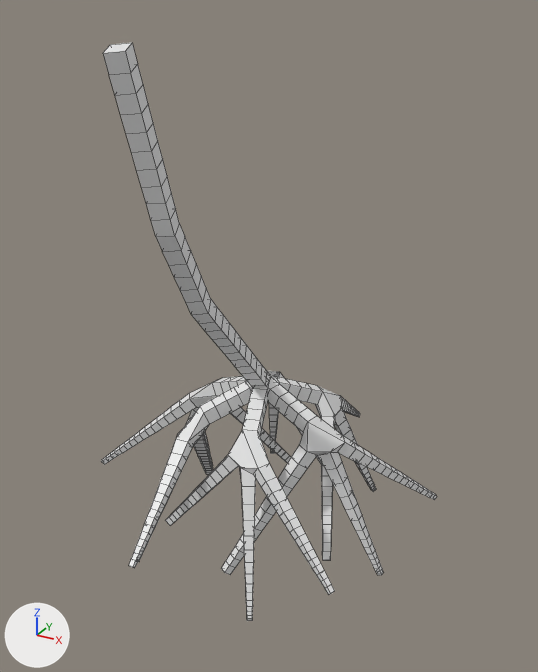
One commit to the FBX model Assets/1. Art/3D Assets/Trees Final/Igapó/IG_Tree 02.fbx: the scene before it, then after it.
Rendered twice from a 50 mm camera at (23.0, -40.9, 32.3) aimed at (0.9, -0.7, 12.2). Lighting does not change. The marker at lower left points along +X, +Y and +Z. Mesh edges are drawn as thin lines. Where no turn or scale is listed for an object, it has been applied to the vertices.

Names of what the first picture shows: 'IG_Tree 02'.
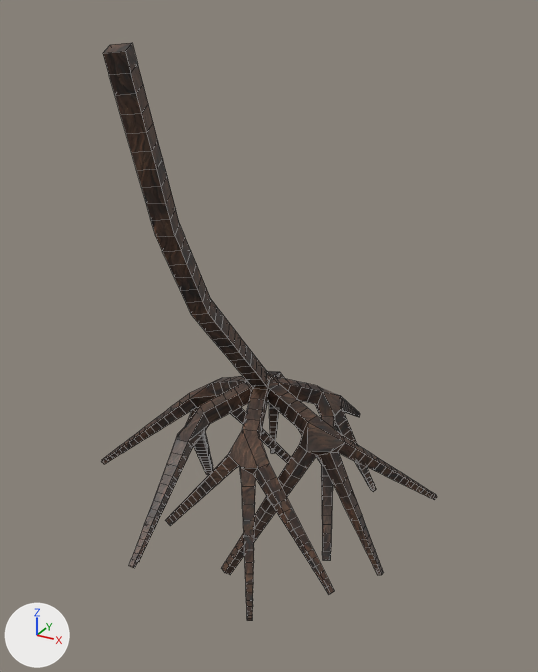
The newer file is also turned or shifted as a whole; pictures and numbers use the older file's frame.

Location of each change, (x1, y1, x2, y2) in pixels of the pictures (538 x 672 px):
'IG_Tree 02', surface changed: (102, 43, 437, 621) in both

Diff of the bpy script that builds the scene:
```diff
--- a/Assets/1. Art/3D Assets/Trees Final/Igapó/IG_Tree 02.fbx.py
+++ b/Assets/1. Art/3D Assets/Trees Final/Igapó/IG_Tree 02.fbx.py
@@ img_madeira_1_png @@
+img_madeira_1_png = load_image('madeira_1.png', '../../../2d art/textures/vtexturas/madeira 1.png', 2048, 2048, 'sRGB')
@@ mat_material @@
 mat_material = principled_material('Material')
-mat_material.base_color = (0.8, 0.8, 0.8)  # white #e7e7e7
+mat_material.texture = img_madeira_1_png
```
